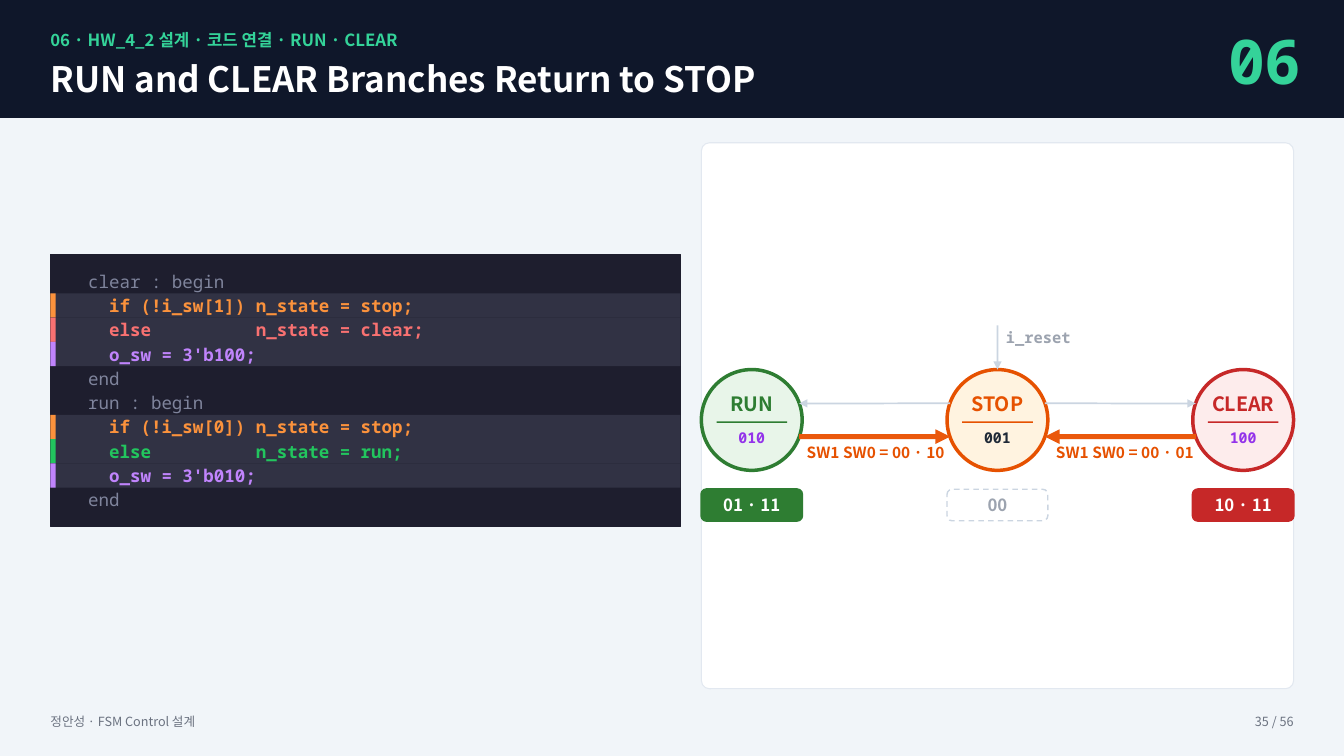
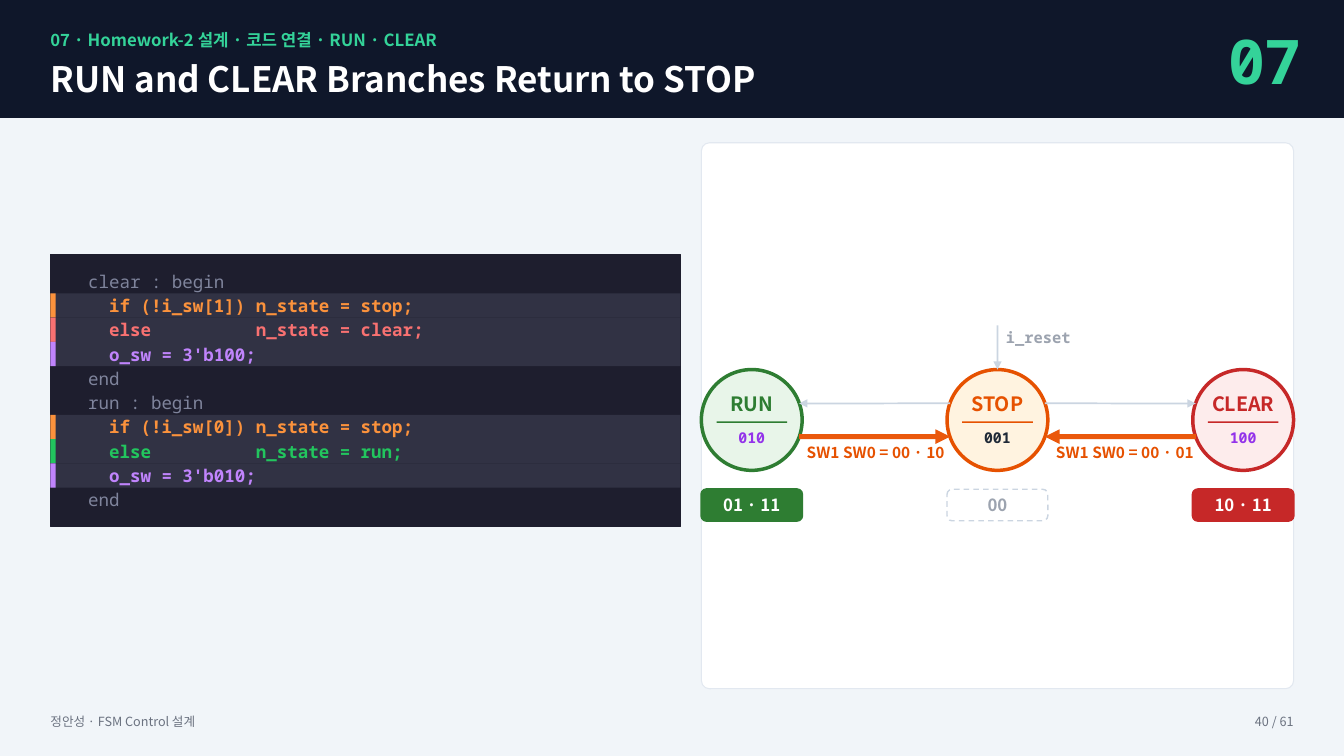
Before and after one commit to kimsacademy1234-max/System_Verilog, a slide deck: slide 40 of homework/1008_fsm_project/FSM_Control_정안성_new.pptx (slide 35 before the commit). Drawn at 1344x756 pixels with LibreOffice and Linux fonts; fonts in the diff are those of the drawing. Boxes give left, top, right and bottom in pixels: in the first picture for what was removed or moved away, otherwise in the second. Text is boxed around its words. In the diff, an @@ line names an element or a change of style, - is before the commit and + after.

```diff
--- a/homework/1008_fsm_project/FSM_Control_정안성_new.pptx
+++ b/homework/1008_fsm_project/FSM_Control_정안성_new.pptx
@@ text at <box>50,32,437,48</box>: text changed @@
-06 · HW_4_2 설계 · 코드 연결 · RUN · CLEAR
+07 · Homework-2 설계 · 코드 연결 · RUN · CLEAR
@@ text at <box>1228,39,1302,85</box>: text changed @@
-06
+07
@@ text at <box>1255,716,1294,726</box>: text changed @@
-35 / 56
+40 / 61
```
Also in this commit, not shown: 54 other slides changed, 6 slides added, 1 slide removed.
